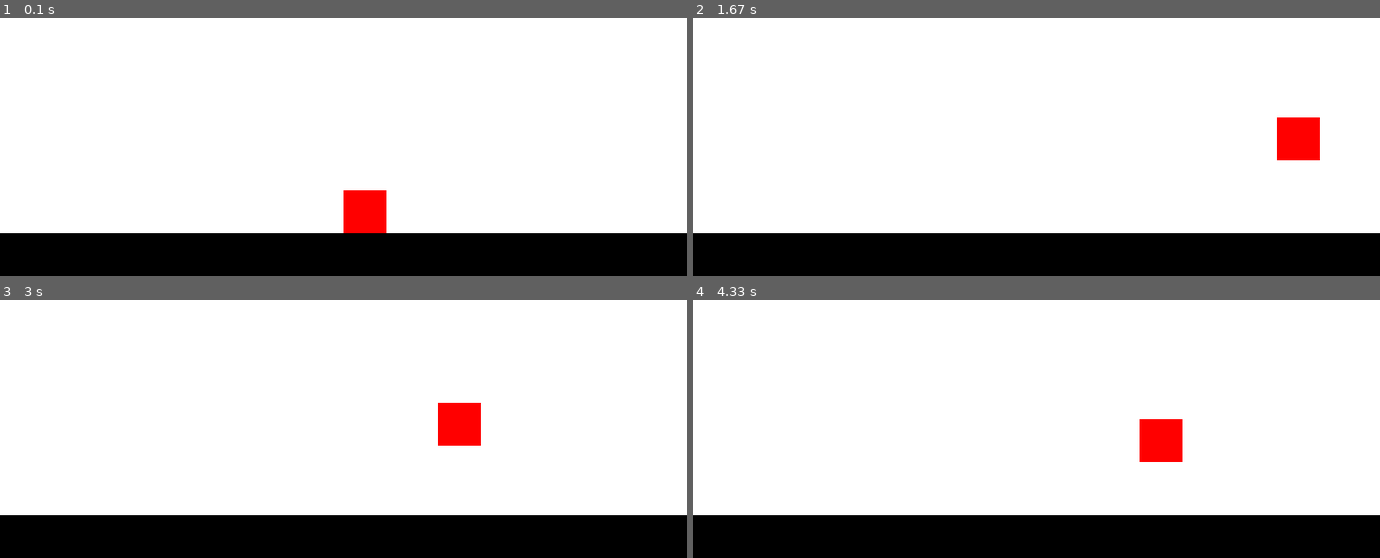
Above: before the commit, frames 1-4 (two rows, left to right).
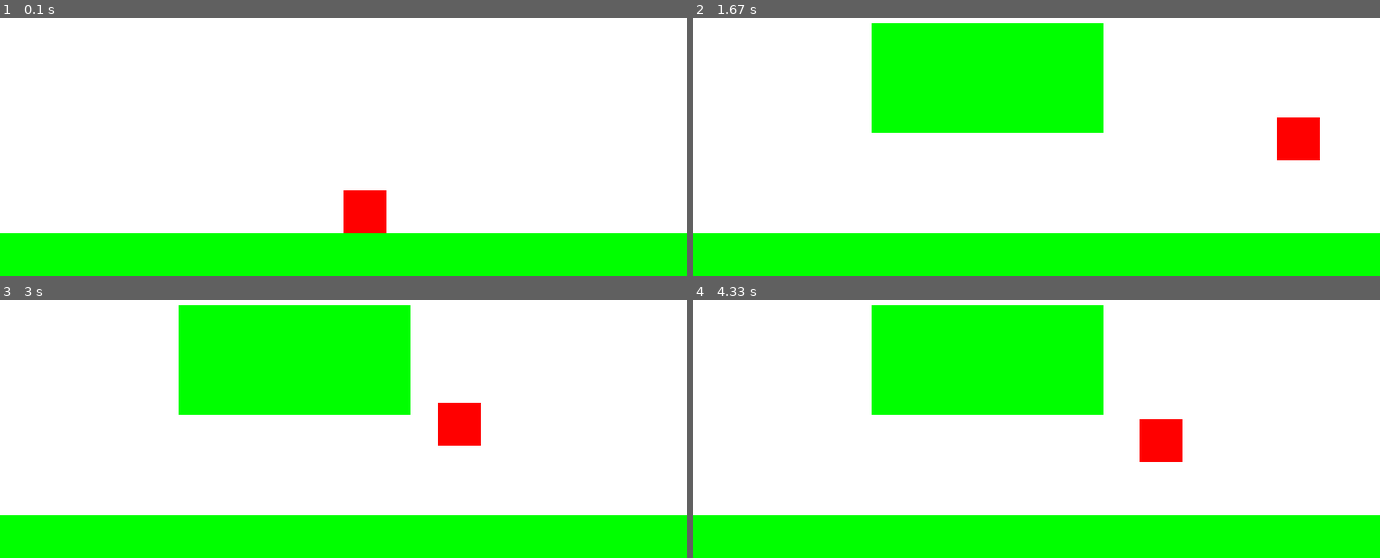
Above: after the commit, the same moments.

Repository: Stevensmichael123/pygame
Game: pygame game, started from main.py
The game is run twice, just before and just after one commit, with the same random seed, the same clock (stepped at 60 frames per second) and the same inputs.
Inputs (mouse positions are in pixels of both pictures, inside the frame that each line leads up to):
- Up to frame 1 (0.1 s): no input
- Up to frame 2 (1.67 s): hold D 0.33-0.8 s; hold Right 0.33-0.8 s; press the mouse at (871, 23) at 0.87 s; move the mouse to (988, 77) at 0.97 s; release the mouse at (1105, 134) at 1.1 s; hold Right 1.17-1.63 s; move the mouse to (outside the picture) at 1.2 s; tap Space at 1.23, 1.53 s
- Up to frame 3 (3 s): hold Right 1.67-2.13 s; tap Space at 1.73, 2.03, 2.23, 2.53, 2.8 s; hold Left 2.17-2.7 s; hold Left from 2.73 s (still down)
- Up to frame 4 (4.33 s): tap Space at 3.1, 3.23, 3.53, 3.9, 4.2 s; release Left at 3.13 s; hold Right 3.17-3.8 s; hold Left 3.83-4.3 s

The runs differ from the first frame. In frame 1, 17% of the frame differs, in the area x 0-100%, y 83-100%; in frame 2, 31%, in the area x 0-100%, y 1-100%; in frame 3, 31%; in frame 4, 31%.

Commit message:
le update1

Diff:
--- a/main.py
+++ b/main.py
@@ -10,6 +10,8 @@
 WHITE = (255, 255, 255)
 BLACK = (0, 0, 0)
 RED = (255, 0, 0)
+GREEN = (0, 255, 0)
+BLUE = (0, 0, 255)
 
 # Setup the screen
 screen = pygame.display.set_mode((SCREEN_WIDTH, SCREEN_HEIGHT))
@@ -28,20 +30,63 @@
 jump_power = -10
 is_jumping = False
 
-# Ground properties
-ground_height = SCREEN_HEIGHT - 50
+# Define platforms
+platforms = [
+    pygame.Rect(0, SCREEN_HEIGHT - 50, SCREEN_WIDTH, 50)  # Ground platform
+]
+drawing = False
+start_pos = None
 
 def draw_player(x, y):
     pygame.draw.rect(screen, RED, (x, y, player_size, player_size))
 
+def draw_platforms():
+    for platform in platforms:
+        pygame.draw.rect(screen, GREEN, platform)
+
+def check_collisions(x, y, velocity_y):
+    # Check collision with platforms
+    for platform in platforms:
+        if (x + player_size > platform.x and x < platform.x + platform.width and
+            y + player_size > platform.y and y < platform.y + platform.height):
+            if velocity_y > 0:
+                # Player is falling and hits the platform
+                y = platform.y - player_size
+                return y, 0, False
+            elif velocity_y < 0:
+                # Player is jumping up and hits the platform
+                y = platform.y + platform.height
+                return y, 0, is_jumping
+    return y, velocity_y, is_jumping
+
 def game_loop():
-    global player_x, player_y, player_velocity_y, is_jumping
+    global player_x, player_y, player_velocity_y, is_jumping, platforms, drawing, start_pos
 
     while True:
         for event in pygame.event.get():
             if event.type == pygame.QUIT:
                 pygame.quit()
                 sys.exit()
+
+            if event.type == pygame.KEYDOWN:
+                if event.key == pygame.K_d:
+                    drawing = not drawing  # Toggle drawing mode
+
+            if event.type == pygame.MOUSEBUTTONDOWN:
+                if drawing:
+                    start_pos = pygame.mouse.get_pos()
+
+            if event.type == pygame.MOUSEBUTTONUP:
+                if drawing and start_pos:
+                    end_pos = pygame.mouse.get_pos()
+                    x1, y1 = start_pos
+                    x2, y2 = end_pos
+                    width = abs(x2 - x1)
+                    height = abs(y2 - y1)
+                    x = min(x1, x2)
+                    y = min(y1, y2)
+                    platforms.append(pygame.Rect(x, y, width, height))
+                    start_pos = None
 
         keys = pygame.key.get_pressed()
 
@@ -58,11 +103,8 @@
         player_velocity_y += gravity
         player_y += player_velocity_y
 
-        # Check for collision with ground
-        if player_y >= ground_height - player_size:
-            player_y = ground_height - player_size
-            player_velocity_y = 0
-            is_jumping = False
+        # Check for collisions with platforms
+        player_y, player_velocity_y, is_jumping = check_collisions(player_x, player_y, player_velocity_y)
 
         # Check for left and right boundaries
         if player_x < 0:
@@ -73,11 +115,22 @@
         # Clear the screen
         screen.fill(WHITE)
 
+        # Draw platforms
+        draw_platforms()
+
         # Draw player
         draw_player(player_x, player_y)
 
-        # Draw ground
-        pygame.draw.rect(screen, BLACK, (0, ground_height, SCREEN_WIDTH, SCREEN_HEIGHT - ground_height))
+        # Draw current platform being drawn
+        if drawing and start_pos:
+            current_pos = pygame.mouse.get_pos()
+            x1, y1 = start_pos
+            x2, y2 = current_pos
+            width = abs(x2 - x1)
+            height = abs(y2 - y1)
+            x = min(x1, x2)
+            y = min(y1, y2)
+            pygame.draw.rect(screen, BLUE, (x, y, width, height), 2)  # Outline the platform being drawn
 
         # Update the display
         pygame.display.flip()
